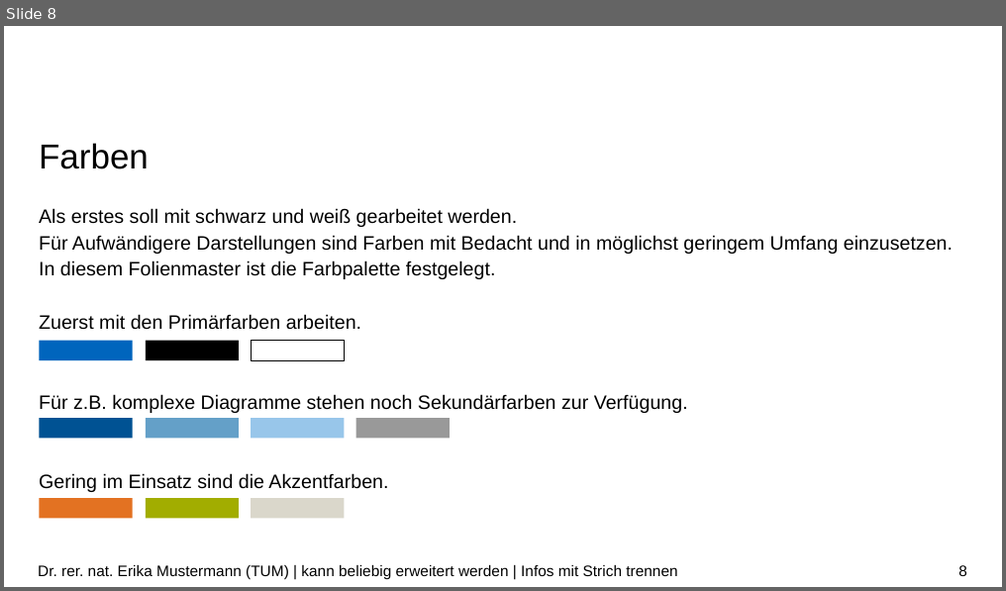
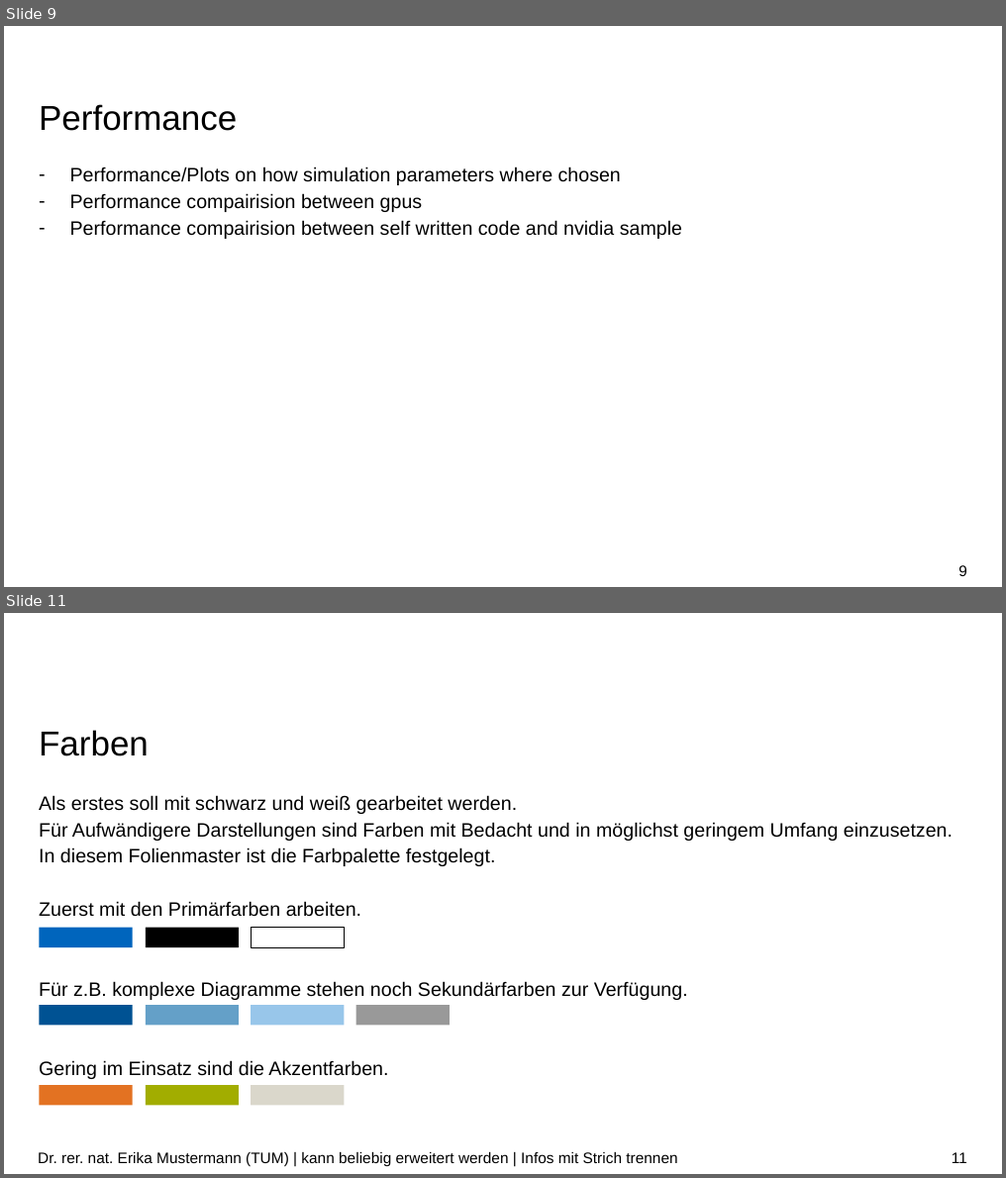
Before and after one commit to Goblin-0-0-7/n-body-cuda, a slide deck: presentation/nbody - Presentation.pptx. Shown one above the other, each under a label of ours: slide 8 before the commit, slides 9 and 11 after it; the slides between them are not shown. The pictures are 1006x591 and 1006x1178 pixels, drawn with LibreOffice and Linux fonts; fonts in the diff are those of the drawing; background and template pictures are left out. Boxes give left, top, right and bottom in pixels: in the first picture for what was removed or moved away, otherwise in the second. Text is boxed around its words. In the diff, an @@ line names an element or a change of style, - is before the commit and + after.

```diff
--- a/presentation/nbody - Presentation.pptx
+++ b/presentation/nbody - Presentation.pptx
@@ slide 9 added at [4, 26, 1002, 587], background #FFFFFF @@
@@ title added at [39, 104, 237, 131], 25 pt, text #000000 @@
+Performance
@@ text added at [70, 167, 682, 239], 14 pt, text #000000 @@
+– Performance/Plots on how simulation parameters where chosen
+– Performance compairision between gpus
+– Performance compairision between self written code and nvidia sample
@@ page number added at [958, 566, 967, 576], 11 pt, text #000000 @@
+9
@@ what was slide 8 is now slide 11 @@
@@ page number at [951, 1153, 967, 1163]: text changed @@
-8
+11
```
Also in this commit, not shown: 1 slide changed, 9 other slides added, 20 slides removed.
